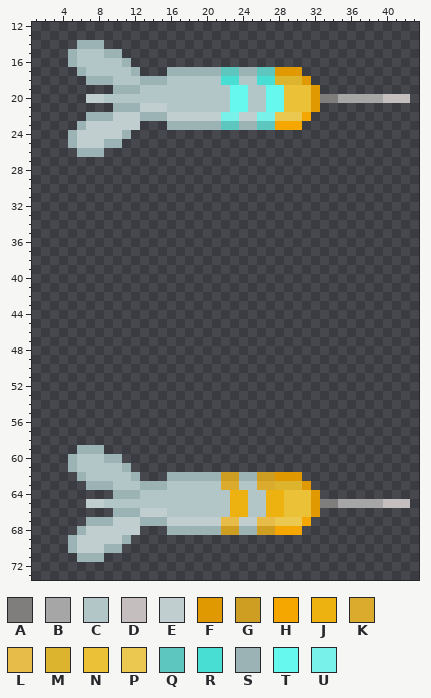
Two states of a sprite sheet, assets/sprites/darts.png. Above is the file before it was changed.
The file is 45x90 pixels. Colours within 5 levels of each other are drawn and written as one. Shown: x 1..43, y 12..73.
Palette (. is transparent): A #7f7e7d  B #a6a6a6  C #b2c6c8  D #c4bebe  E #c1cecf  F #e09900  G #cd9e21  H #f5a700  J #edb110  K #daab2d  L #e8bc48  M #dcb42d  N #ebc237  P #ebc850  Q #5dc6bf  R #48ded4  S #9cb3b5  T #66f8ef  U #77f1e9
Pixels before (only the part around the change), first column x 1:
48 ...........................................
49 ...........................................
50 ...........................................
51 ...........................................
52 ...........................................
53 ...........................................
54 ...........................................
55 ...........................................
56 ...........................................
57 ...........................................
58 ...........................................
59 .....SSS...................................
60 ....SCCCSS.................................
61 ....SCCCCCS................................
62 .....SCCCCCS...SSSSSSGGSSGGFFF.............
63 ......SSSCCCSSSCCCCCCKKCCKKMMMF............
64 .........SSSCCCCCCCCCCJJCCJJNNNF...........
65 ......EECCCCCCCCCCCCCCJJCCJJNNNFAABBBBBDDD.
66 .........SSSEEECCCCCCCJJCCJJNNNF...........
67 ......SSSEEESSSEEEEEELLEELLPPPH............
68 .....SEEEEEE...SSSSSSGGSSGGHHH.............
69 ....SEEEEES................................
70 ....SEEESS.................................
71 .....SSS...................................
72 ...........................................
73 ...........................................
The result:
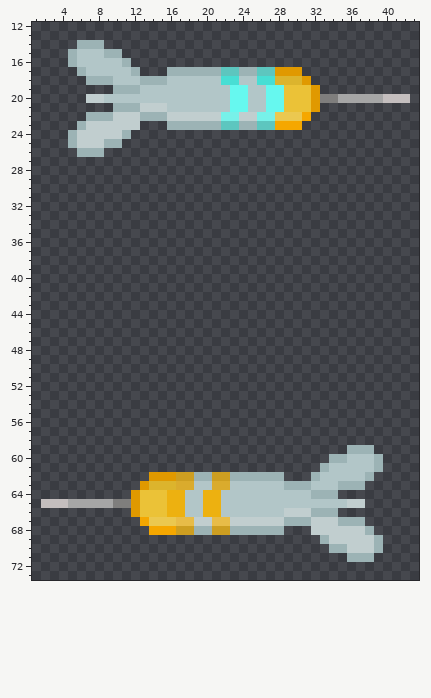
What changed:
y 59: x 6..8 SSS -> ...; x 36..38 ... -> SSS
y 60: x 5..10 SCCCSS -> ......; x 34..39 ...... -> SSCCCS
y 61: x 5..11 SCCCCCS -> .......; x 33..39 ....... -> SCCCCCS
y 62: x 6..12 SCCCCCS -> .......; x 14..18 ..SSS -> FFFGG; x 21 S -> G; x 23 G -> S; x 26..30 GGFFF -> SSS..; x 32..38 ....... -> SCCCCCS
y 63: x 7..18 SSSCCCSSSCCC -> ......FMMMKK; x 21 C -> K; x 23 K -> C; x 26..37 KKMMMF...... -> CCCSSSCCCSSS
y 64: x 10..17 SSSCCCCC -> ..FNNNJJ; x 20..21 CC -> JJ; x 23..24 JJ -> CC; x 27..34 JJNNNF.. -> CCCCCSSS
y 65: x 2..17 .....EECCCCCCCCC -> DDDBBBBBAAFNNNJJ; x 20..21 CC -> JJ; x 23..24 JJ -> CC; x 27..42 JJNNNFAABBBBBDDD -> CCCCCCCCCEE.....
y 66: x 10..17 SSSEEECC -> ..FNNNJJ; x 20..21 CC -> JJ; x 23..24 JJ -> CC; x 27..34 JJNNNF.. -> CCEEESSS
y 67: x 7..18 SSSEEESSSEEE -> ......HPPPLL; x 21 E -> L; x 23 L -> E; x 26..37 LLPPPH...... -> EEESSSEEESSS
y 68: x 6..12 SEEEEEE -> .......; x 14..18 ..SSS -> HHHGG; x 21 S -> G; x 23 G -> S; x 26..30 GGHHH -> SSS..; x 32..38 ....... -> EEEEEES
y 69: x 5..11 SEEEEES -> .......; x 33..39 ....... -> SEEEEES
y 70: x 5..10 SEEESS -> ......; x 34..39 ...... -> SSEEES
y 71: x 6..8 SSS -> ...; x 36..38 ... -> SSS
